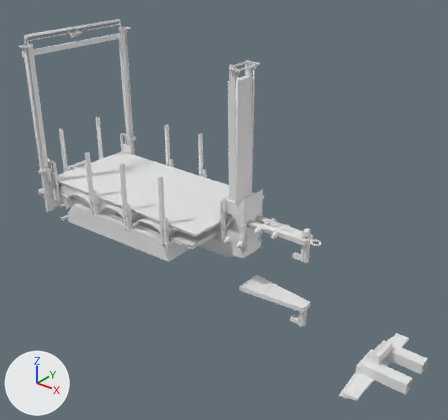
One commit to the FBX model pup_trailer/meshes/trucks/tuning/pup.fbx: the scene before it, then after it.
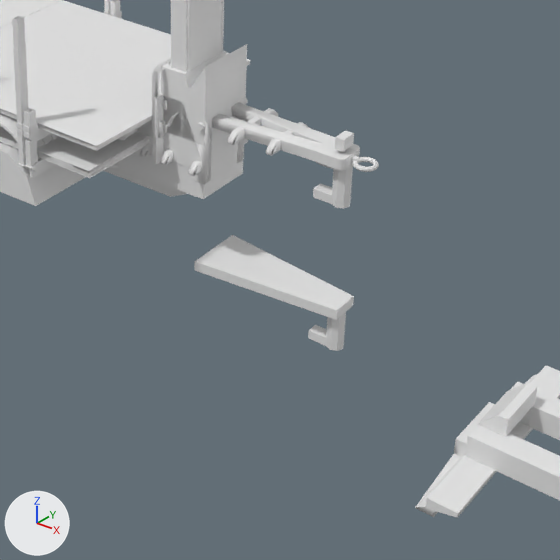
There are two pictures of each version: one whole from a 50 mm camera at (0.0771, -0.107, 0.078) aimed at (-0.0082, -0.0004, 0.0119), one close up on the part from 34% to 90% of the width and 40% to 100% of the height. Every picture has the same lights, and +X, +Y and +Z are marked at lower left. Materials are left out; every surface is plain grey. Where no turn or scale is listed for an object, it has been applied to the vertices. Vertices at the same position are counted once.

Before the edit, the objects in view are built like this:
```python
me_cube_010 = bpy.data.meshes.new('Cube.010')
me_cube_010.from_pydata(...)  # 394 vertices, 306 faces; spans x -0.0656..0.0003, y -0.0169..0.0169, z 0.0089..0.0574
me_cube_12577 = bpy.data.meshes.new('Cube.12577')
me_cube_12577.from_pydata(...)  # a box spanning x -0.00051..0.00051, y -0.00094..0.00094, z -0.00065..0.00065
me_cube_12843 = bpy.data.meshes.new('Cube.12843')
me_cube_12843.from_pydata(...)  # 27207 vertices, 21881 faces; spans x -0.0681..0.0189, y -0.0179..0.0178, z 0.0114..0.0616
me_cube_12843.materials.append(mat_pup_mat)
me_cube_732 = bpy.data.meshes.new('Cube.732')
me_cube_732.from_pydata(...)  # 32 vertices, 22 faces; spans x -0.0011..0.0161, y -0.0035..0.0035, z -0.0063..-0.0004
ob_cdt_arm = bpy.data.objects.new('cdt_Arm', me_cube_732)
ob_cdt_arm.location = (0.0002, 0.0, -0.0052)
ob_cdt_body_003 = bpy.data.objects.new('cdt_Body.003', me_cube_010)
ob_cdt_body_003.location = (0.0, 0.0, -0.0112)
ob_cdt_loop = bpy.data.objects.new('cdt_Loop', me_cube_12577)
ob_cdt_loop.location = (0.0149, 0.0, 0.0131)
ob_pup_001 = bpy.data.objects.new('pup.001', me_cube_12843)
ob_pup_001.location = (-0.0001, 0.0, -0.0114)
# also in view: 'cdt_RootNode.003' at (-0.0297, -0.0001, 0.0102); 'cdt_Lift.003' at (-0.0333, -0.0001, 0.0126); 'cdt_Hitch.001' at (0.0381, 0.0, -0.0117); 'puplift' at (-0.0315, 0.0, 0.016)
```
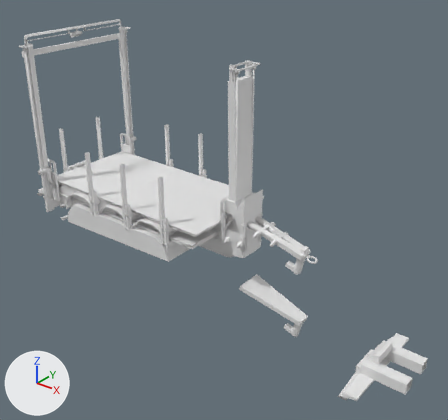
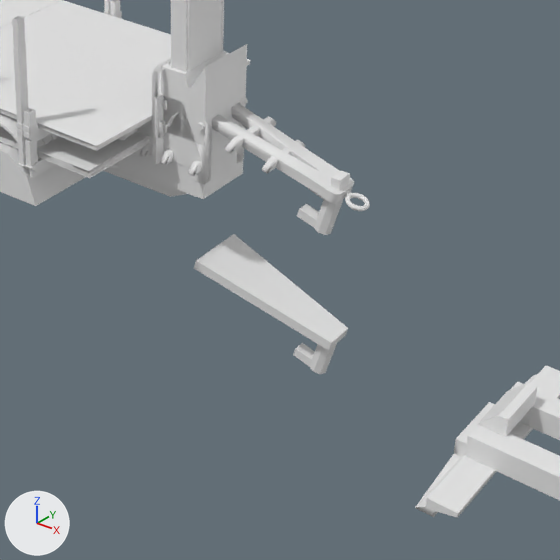
Where the newer file only moved an object's origin or applied its transform, the numbers keep the older frame.

Changed parts and their boxes (x1, y1, x2, y2) in the close-ups (560 x 560 px; the box of a moved part takes in the faces that stretch with it):
```json
{"object": "pup.001", "change": "reshaped", "before": [0, 0, 379, 209], "after": [0, 0, 370, 235]}
{"object": "cdt_Arm", "change": "mesh turned", "before": [194, 235, 354, 351], "after": [194, 234, 348, 374]}
{"object": "cdt_Loop", "change": "moved", "before": [335, 130, 354, 152], "after": [331, 171, 350, 191]}
{"part": 1, "of": "me_cube_12843", "change": "moved or reshaped", "before": [212, 102, 360, 171], "after": [212, 103, 354, 204]}
{"part": 2, "of": "me_cube_12843", "change": "moved or reshaped", "before": [353, 157, 379, 172], "after": [345, 193, 370, 211]}
{"part": 3, "of": "me_cube_12843", "change": "moved or reshaped", "before": [351, 156, 360, 164], "after": [343, 191, 353, 198]}
{"part": 4, "of": "me_cube_12843", "change": "moved or reshaped", "before": [227, 108, 278, 145], "after": [225, 116, 276, 154]}
{"part": 5, "of": "me_cube_12843", "change": "moved or reshaped", "before": [271, 122, 309, 155], "after": [266, 139, 305, 173]}
{"part": 6, "of": "me_cube_12843", "change": "moved or reshaped", "before": [266, 141, 276, 156], "after": [262, 159, 274, 174]}
{"part": 7, "of": "me_cube_12843", "change": "moved or reshaped", "before": [313, 183, 332, 204], "after": [297, 204, 319, 227]}
{"part": 8, "of": "me_cube_12843", "change": "moved or reshaped", "before": [332, 165, 353, 209], "after": [314, 198, 344, 235]}
```

Edits to the scene script, one JSON object a line:
```json
{"block": "me_cube_732", "where": "me_cube_732.from_pydata(...)  # 32 vertices, 22 faces; spans x -0.0011..0.0161, y -0.0035..0.0035, z -0.0063..-0.0004"}
{"block": "me_cube_732", "where": "# used by ob_cdt_arm; location = (0.0002, 0.0, -0.0052)"}
{"block": "me_cube_732", "change": "me_cube_732 part 9: the whole mesh is turned 15 degrees about the y axis through its middle, then moved by (-0.0009, 0.0, -0.0019)"}
{"block": "me_cube_12843", "where": "me_cube_12843.from_pydata(...)  # 27207 vertices, 21881 faces; spans x -0.0681..0.0189, y -0.0179..0.0178, z 0.0114..0.0616"}
{"block": "me_cube_12843", "where": "# used by ob_pup_001; location = (-0.0001, 0.0, -0.0114)"}
{"block": "me_cube_12843", "change": "me_cube_12843 part 1: the loose piece of 56 vertices spanning x -0.0009..0.0161, y -0.0024..0.0023, z 0.0221..0.0235 is turned 15 degrees about the y axis through its middle, then moved by (-0.0003, 0.0, -0.0019)"}
{"block": "me_cube_12843", "change": "me_cube_12843 part 2: the loose piece of 168 vertices spanning x 0.0163..0.0189, y -0.0013..0.0013, z 0.0226..0.0231 is turned 15 degrees about the y axis through its middle, then moved by (-0.0006, 0.0, -0.0045)"}
{"block": "me_cube_12843", "change": "me_cube_12843 part 3: the loose piece of 8 vertices spanning x 0.0159..0.0167, y -0.0003..0.0003, z 0.0225..0.0231 is turned 15 degrees about the y axis through its middle, then moved by (-0.0006, 0.0, -0.0042)"}
{"block": "me_cube_12843", "change": "me_cube_12843 part 4: the loose piece of 16 vertices spanning x 0.0037..0.0045, y -0.0041..0.004, z 0.0223..0.0234 is turned 15 degrees about the y axis through its middle, then moved by (-0.0001, 0.0, -0.001)"}
{"block": "me_cube_12843", "change": "me_cube_12843 part 5: the loose piece of 16 vertices spanning x 0.0081..0.0088, y -0.0035..0.0033, z 0.0223..0.0234 is turned 15 degrees about the y axis through its middle, then moved by (-0.0003, 0.0, -0.0022)"}
{"block": "me_cube_12843", "change": "me_cube_12843 part 6: the loose piece of 6 vertices spanning x 0.0081..0.0088, y -0.0035..-0.0028, z 0.0223..0.0234 is turned 15 degrees about the y axis through its middle, then moved by (-0.0003, 0.0, -0.0022)"}
{"block": "me_cube_12843", "change": "me_cube_12843 part 7: the loose piece of 8 vertices spanning x 0.0122..0.0151, y -0.0007..0.0007, z 0.0174..0.0184 is turned 15 degrees about the y axis through its middle, then moved by (-0.0018, 0.0, -0.0033)"}
{"block": "me_cube_12843", "change": "me_cube_12843 part 8: the loose piece of 16 vertices spanning x 0.0141..0.0161, y -0.0009..0.0009, z 0.0174..0.0221 is turned 15 degrees about the y axis through its middle, then moved by (-0.0013, 0.0, -0.0038)"}
{"op": "set", "path": "ob_cdt_loop.location", "old": "(0.0149, 0.0, 0.0131)", "new": "(0.0148, 0.0, 0.0085)"}
```
